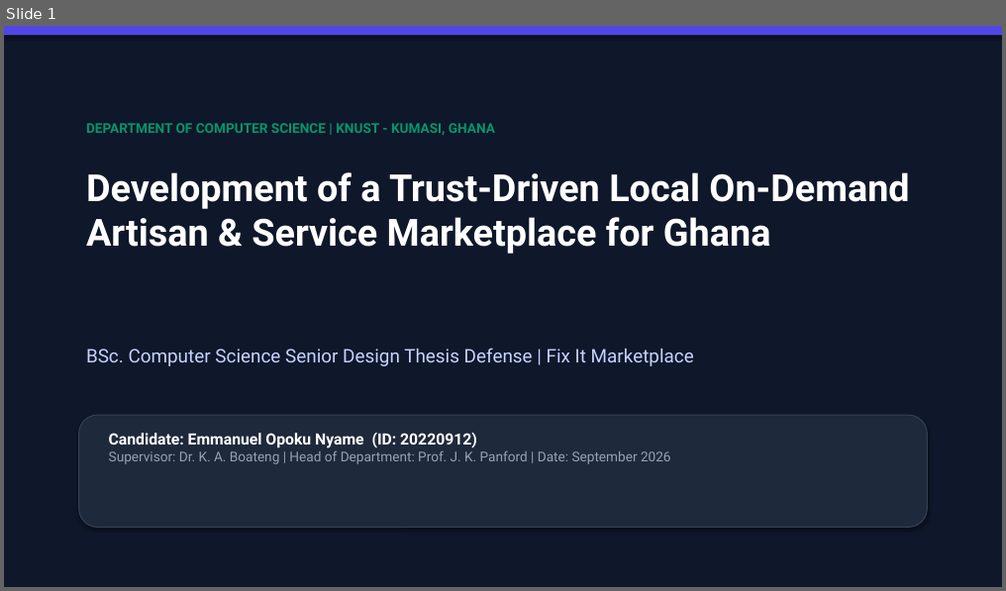
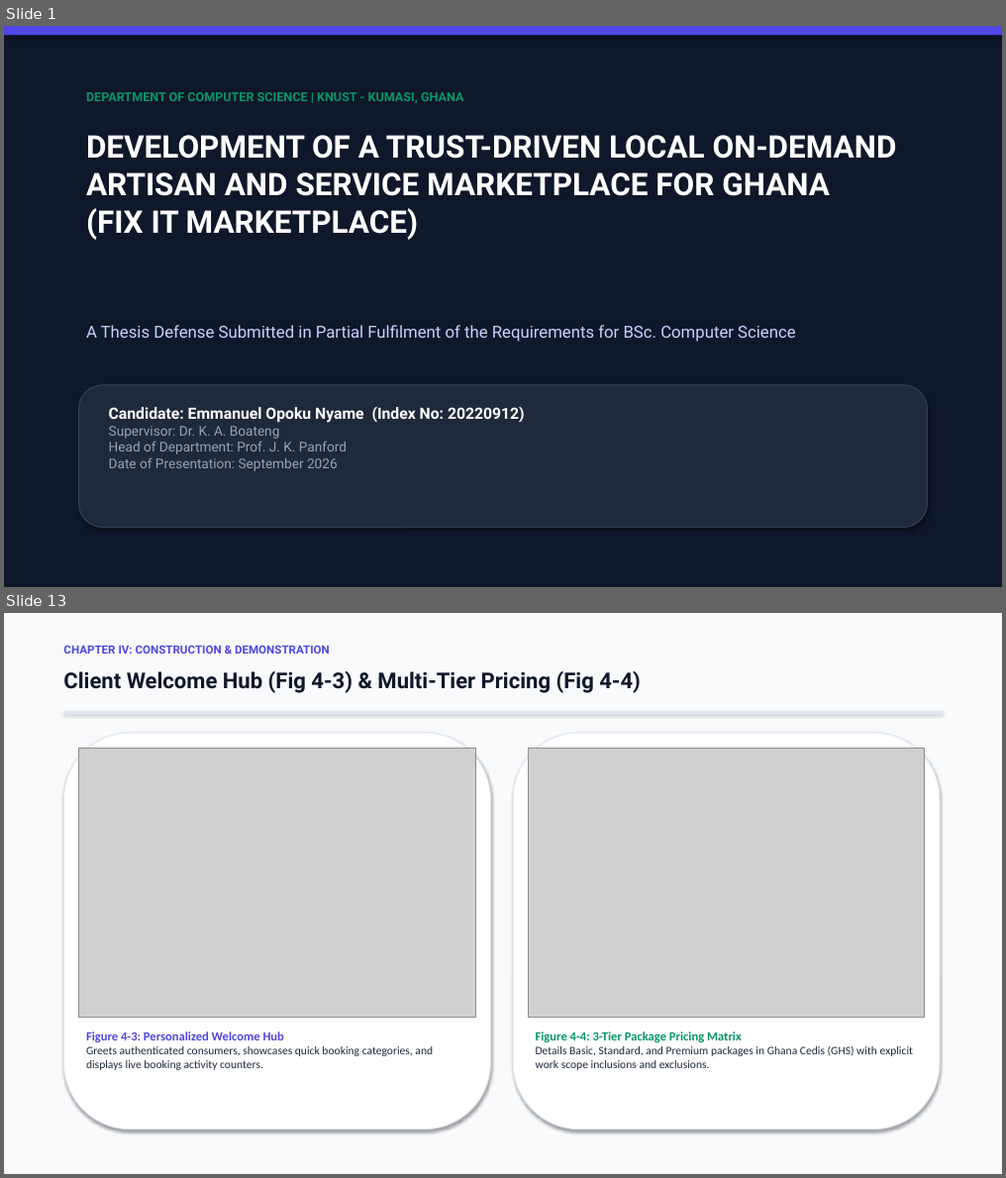
Before and after one commit to emperiumsoul/fix-it-marketplace, a slide deck: Fix_It_Marketplace_Defense_Presentation.pptx. Shown one above the other, each under a label of ours: slide 1 before the commit, slides 1 and 13 after it; the slides between them are not shown. The pictures are 1006x591 and 1006x1178 pixels, drawn with LibreOffice and Linux fonts; fonts in the diff are those of the drawing; grey boxes stand for pictures. Boxes give left, top, right and bottom in pixels: in the first picture for what was removed or moved away, otherwise in the second. Text is boxed around its words. In the diff, an @@ line names an element or a change of style, - is before the commit and + after.

Commit message:
docs: align defense presentation slide deck directly to departmental thesis layout template (21 widescreen slides)

```diff
--- a/Fix_It_Marketplace_Defense_Presentation.pptx
+++ b/Fix_It_Marketplace_Defense_Presentation.pptx
@@ slide 13 added at [4, 613, 1002, 1174], background #F8FAFC @@
@@ text added at [63, 645, 330, 654], 11 pt, text #4F46E5, bold @@
+CHAPTER IV: CONSTRUCTION & DEMONSTRATION
@@ text added at [63, 670, 641, 693], 21 pt, text #0F172A, bold @@
+Client Welcome Hub (Fig 4-3) & Multi-Tier Pricing (Fig 4-4)
@@ rectangle added at [63, 712, 943, 713], fill #E2E8F0, outline #E2E8F0 0.75 pt @@
@@ rounded rectangle added at [63, 733, 491, 1130], fill #FFFFFF, outline #E2E8F0 1 pt @@
@@ picture added at [79, 748, 475, 1017] @@
@@ rounded rectangle added at [513, 733, 940, 1130], fill #FFFFFF, outline #E2E8F0 1 pt @@
@@ picture added at [528, 748, 925, 1017] @@
@@ text added at [86, 1032, 433, 1070], 11 pt, text #1E293B @@
+Figure 4-3: Personalized Welcome Hub
+Greets authenticated consumers, showcases quick booking categories, and displays live booking activity counters.
@@ text added at [536, 1032, 913, 1070], 11 pt, text #1E293B @@
+Figure 4-4: 3-Tier Package Pricing Matrix
+Details Basic, Standard, and Premium packages in Ghana Cedis (GHS) with explicit work scope inclusions and exclusions.
@@ slide 1 changed as well @@
@@ text "DEPARTMENT OF COMPUTER SCIENCE | ...": place and size @@
-text "DEPARTMENT OF COMPUTER SCIENCE | ..." at [86, 123, 495, 135]
+text "DEPARTMENT OF COMPUTER SCIENCE | ..." at [86, 92, 464, 103]
@@ text "DEPARTMENT OF COMPUTER SCIENCE | ..." at [86, 92, 464, 103]: size 13 to 12 pt @@
@@ text at [86, 135, 897, 240]: text changed; size 36 to 30 pt @@
-Development of a Trust-Driven Local On-Demand Artisan & Service Marketplace for Ghana
+DEVELOPMENT OF A TRUST-DRIVEN LOCAL ON-DEMAND ARTISAN AND SERVICE MARKETPLACE FOR GHANA
+(FIX IT MARKETPLACE)
@@ text at [86, 325, 796, 342]: text changed; size 18 to 16 pt @@
-BSc. Computer Science Senior Design Thesis Defense | Fix It Marketplace
+A Thesis Defense Submitted in Partial Fulfilment of the Requirements for BSc. Computer Science
@@ rounded rectangle: place and size @@
-rounded rectangle at [79, 415, 927, 528]
+rounded rectangle at [79, 385, 927, 528]
@@ text at [109, 407, 525, 472]: text changed @@
-Candidate: Emmanuel Opoku Nyame (ID: 20220912)
-Supervisor: Dr. K. A. Boateng | Head of Department: Prof. J. K. Panford | Date: September 2026
+Candidate: Emmanuel Opoku Nyame (Index No: 20220912)
+Supervisor: Dr. K. A. Boateng
+Head of Department: Prof. J. K. Panford
+Date of Presentation: September 2026
```
Also in this commit, not shown: 5 other slides changed, 14 other slides added, 13 slides removed, 1 other file.
